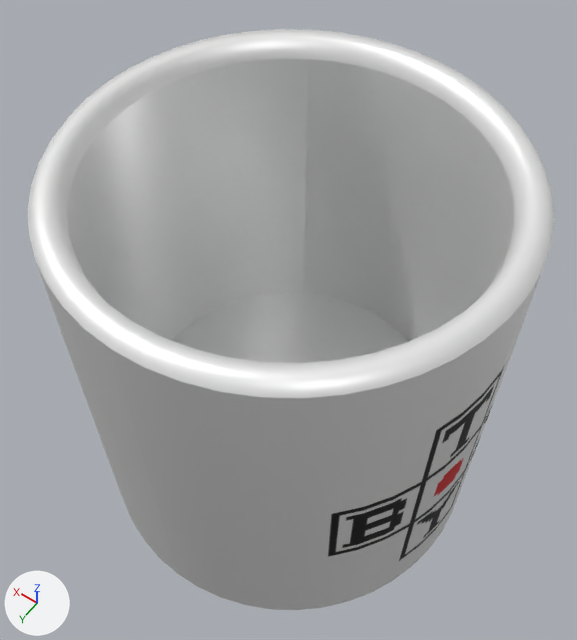
The Blender file Assets/Main/Item/Mugcup/Mesh/Mugcup.blend: old version first, new version second.
Rendered twice from a 50 mm lens placed at (-0.0585, 0.0825, 0.184), pointed at (0.0056, -0.0072, 0.043). Every picture has the same lights, and +X, +Y and +Z are marked at lower left.

Script lines for the objects in view, before the commit:
```python
mat_mugcup = principled_material('Mugcup')
mat_mugcup.texture = img_toybox_logo_png
mat_mugcup.metallic = 0.489
mat_mugcup.roughness = 0.408
mat_mugcup.specular_ior_level = 0.425
me_cylinder_001 = bpy.data.meshes.new('Cylinder.001')
me_cylinder_001.from_pydata(...)  # 72 vertices, 62 faces; spans x -0.0454..0.0454, y -0.0454..0.0454, z 0.0..0.0946
me_cylinder_001.polygons.foreach_set('use_smooth', [True] * 62)
me_cylinder_001.materials.append(mat_mugcup)  # picture img_toybox_logo_png
ob_cup = bpy.data.objects.new('Cup', me_cylinder_001)
ob_cup.location = (0.0, 0.0, 0.0)
_m = ob_cup.modifiers.new('Subdivision', 'SUBSURF')
```
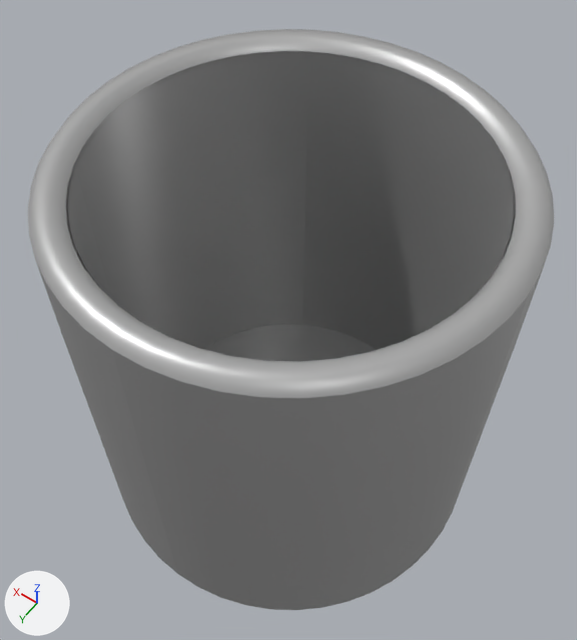
Diff of the bpy script that builds the scene:
```diff
--- a/Assets/Main/Item/Mugcup/Mesh/Mugcup.blend.py
+++ b/Assets/Main/Item/Mugcup/Mesh/Mugcup.blend.py
@@ mat_mugcup @@
 n1 = _N.new('ShaderNodeBsdfPrincipled'); n1.name = 'Principled BSDF'
 n1.inputs[13].default_value = 0.425  # 'Specular IOR Level'
-n2 = _N.new('ShaderNodeTexImage'); n2.name = 'Image Texture'
-n2.image = img_toybox_logo_png
+n3 = _N.new('ShaderNodeRGB'); n3.name = 'RGB'
+n3.outputs[0].default_value = (0.5, 0.5, 0.5, 1.0)  # 'Color', grey #bcbcbc
 _L.new(n1.outputs[0], n0.inputs[0])  # 'BSDF' to 'Surface'
-_L.new(n2.outputs[0], n1.inputs[0])  # 'Color' to 'Base Color'
+_L.new(n3.outputs[0], n1.inputs[0])  # 'Color' to 'Base Color'
@@ me_cylinder_001 @@
 me_cylinder_001.from_pydata(...)  # 72 vertices, 62 faces; spans x -0.0454..0.0454, y -0.0454..0.0454, z 0.0..0.0946
 # used by ob_cup; location = (0.0, 0.0, 0.0)
+# me_cylinder_001 part 1: all 12 vertices in x -0.0387..0.0387, y -0.0387..0.0387, z 0.0194 are moved by (0.0, 0.0, -0.0144)
+# me_cylinder_001 part 2: creased or bevel-weighted edges go from 72 to 72
 me_cylinder_001.materials.append(mat_mugcup)
@@ me_cylinder_002 @@
+me_cylinder_002.from_pydata(...)  # 24 vertices, 13 faces; spans x -1.05..1.05, y -1.05..1.05, z 0.0..1.0
+me_cylinder_002.polygons.foreach_set('use_smooth', [True] * 13)
+me_cylinder_002.materials.append(mat_mugcup)
@@ ob_fluid @@
+ob_fluid = bpy.data.objects.new('Fluid', me_cylinder_002)
+ob_fluid.parent = ob_cup
+ob_fluid.location = (0.0, 0.0, 0.00555)
+ob_fluid.scale = (0.0369, 0.0369, 0.0868)
+_m = ob_fluid.modifiers.new('Subdivision', 'SUBSURF')
```

Where the change shows, as pixel boxes (x1, y1, x2, y2) in the pictures (577 x 640 px; the box of a moved part takes in the faces that stretch with it):
'Cup', surface changed, reshaped, shading changed: (28, 29, 554, 610) in both
'Fluid', added: after (68, 54, 514, 362)
part 1 of me_cylinder_001, moved or reshaped: before (67, 59, 514, 363); after (66, 51, 516, 255)
part 2 of me_cylinder_001, shading changed: (28, 29, 554, 610) in both
